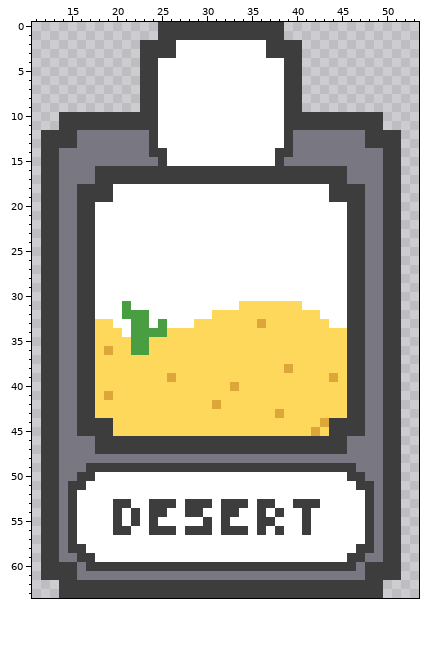
A pixel-art sprite gets an edit: src/images/card-desert.png. Above, as it was before the edit.
The file is 64x64 pixels. Shown: x 11..53, y 0..63.
And afterwards:
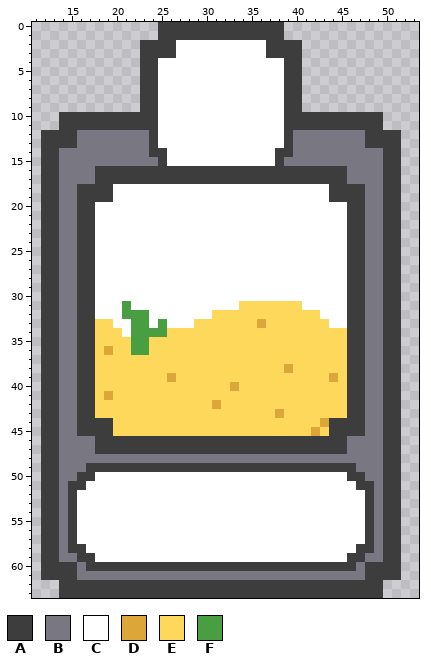
Palette (. is transparent): A #3d3d3d  B #797882  C #ffffff  D #dda638  E #fed85b  F #499e41
From the commit log: BIG improve for card creation
The exact change:
@@ x 18..44 @@
 52 CCCCCCCCCCCCCCCCCCCCCCCCCCC
-53 CCAACCAAACAAACAAACAACCAAACC
-54 CCACACAACCAACCAACCACACCACCC
-55 CCACACACCCCCACACCCAACCCACCC
-56 CCAACCAAACAAACAAACACACCACCC
+53 CCCCCCCCCCCCCCCCCCCCCCCCCCC
+54 CCCCCCCCCCCCCCCCCCCCCCCCCCC
+55 CCCCCCCCCCCCCCCCCCCCCCCCCCC
+56 CCCCCCCCCCCCCCCCCCCCCCCCCCC
 57 CCCCCCCCCCCCCCCCCCCCCCCCCCC
